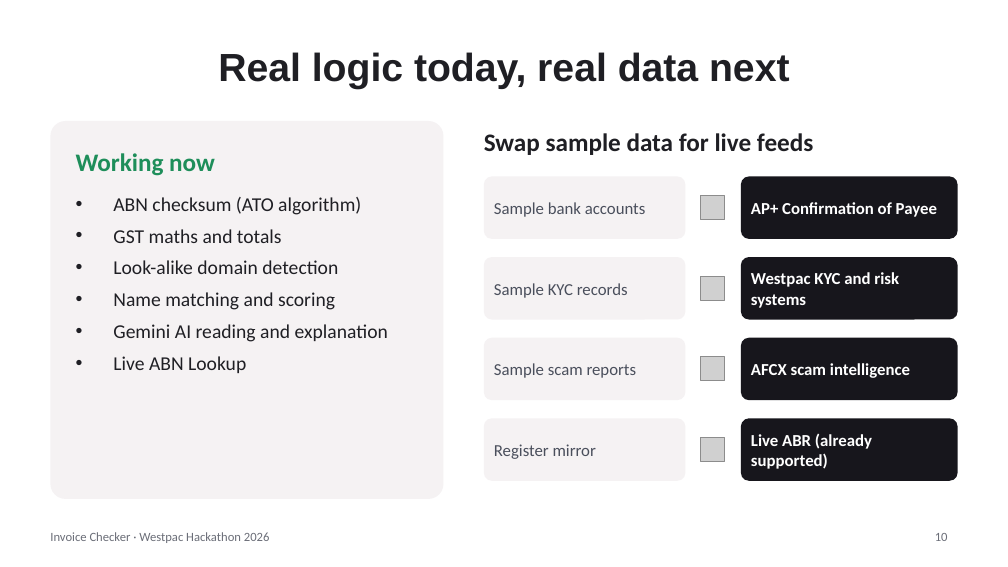
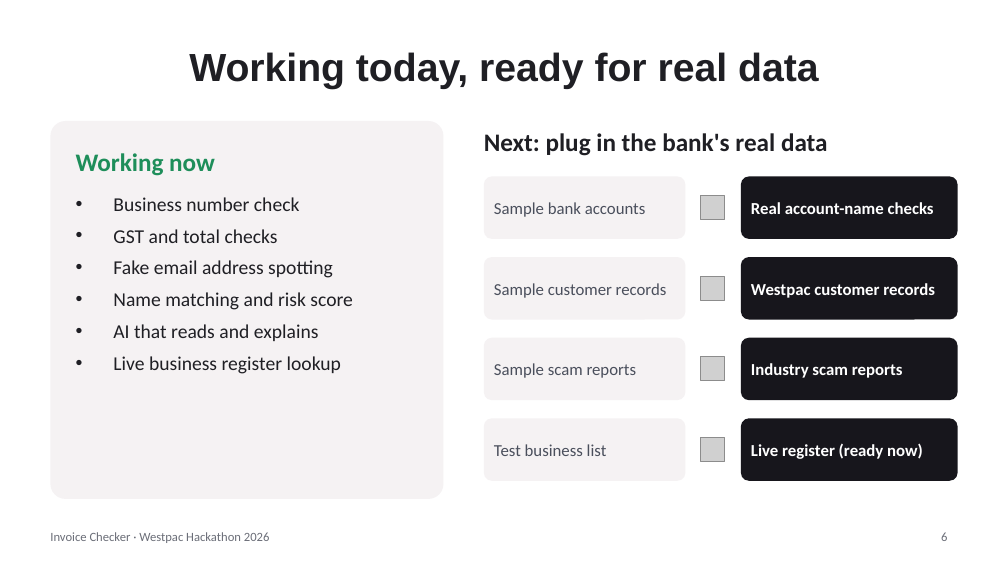
Before and after one commit to Lachlan-Barnett/Westpac-Hackathon-Invoice-Scanner-Project-2026, a slide deck: slide 6 of Invoice-Checker-Presentation.pptx (slide 10 before the commit). Drawn at 1008x567 pixels with LibreOffice and Linux fonts; fonts in the diff are those of the drawing; grey boxes stand for pictures. Boxes give left, top, right and bottom in pixels: in the first picture for what was removed or moved away, otherwise in the second. Text is boxed around its words. In the diff, an @@ line names an element or a change of style, - is before the commit and + after.

```diff
--- a/Invoice-Checker-Presentation.pptx
+++ b/Invoice-Checker-Presentation.pptx
@@ title at (x1=189, y1=52, x2=819, y2=89): text changed @@
-Real logic today, real data next
+Working today, ready for real data
@@ text at (x1=484, y1=133, x2=828, y2=156): text changed @@
-Swap sample data for live feeds
+Next: plug in the bank's real data
@@ text at (x1=113, y1=197, x2=353, y2=374): text changed @@
-• ABN checksum (ATO algorithm)
-• GST maths and totals
-• Look-alike domain detection
-• Name matching and scoring
-• Gemini AI reading and explanation
-• Live ABN Lookup
+• Business number check
+• GST and total checks
+• Fake email address spotting
+• Name matching and risk score
+• AI that reads and explains
+• Live business register lookup
@@ text at (x1=751, y1=202, x2=934, y2=214): text changed @@
-AP+ Confirmation of Payee
+Real account-name checks
@@ text at (x1=494, y1=283, x2=667, y2=298): text changed @@
-Sample KYC records
+Sample customer records
@@ text at (x1=751, y1=283, x2=935, y2=298): text changed @@
-Westpac KYC and risk systems
+Westpac customer records
@@ text at (x1=751, y1=363, x2=903, y2=378): text changed @@
-AFCX scam intelligence
+Industry scam reports
@@ text at (x1=494, y1=444, x2=607, y2=456): text changed @@
-Register mirror
+Test business list
@@ text at (x1=751, y1=443, x2=923, y2=459): text changed @@
-Live ABR (already supported)
+Live register (ready now)
@@ page number at (x1=941, y1=532, x2=947, y2=541): text changed @@
-10
+6
```
Also in this commit, not shown: 3 other slides changed, 1 slide added, 5 slides removed.
